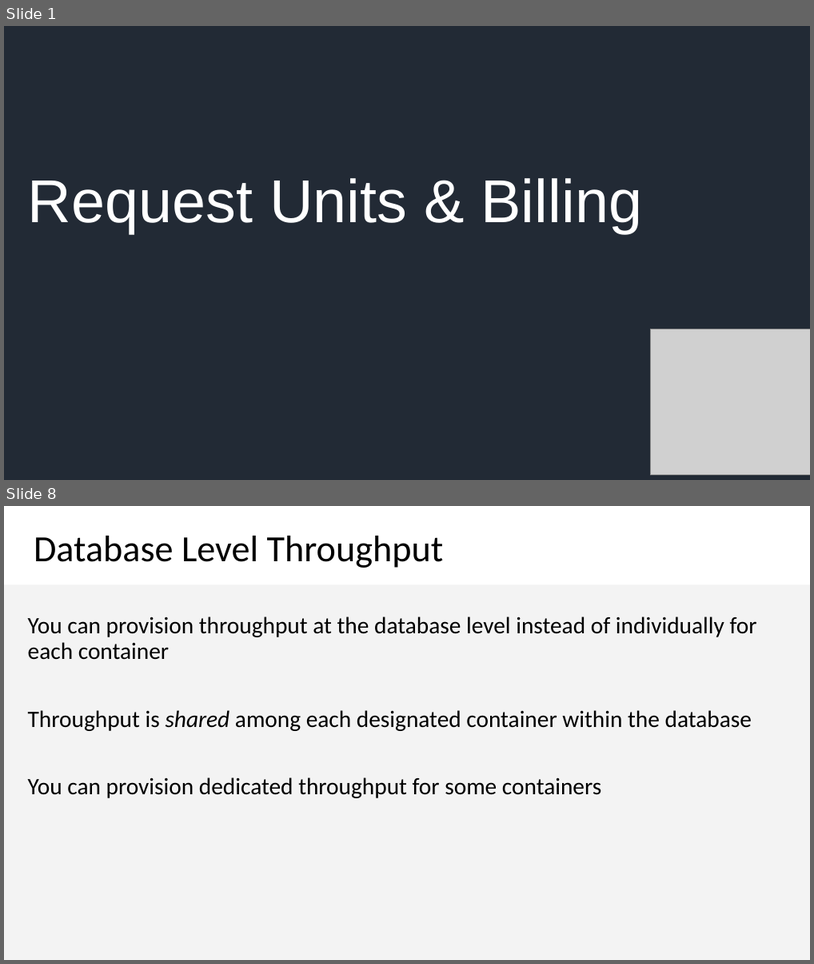
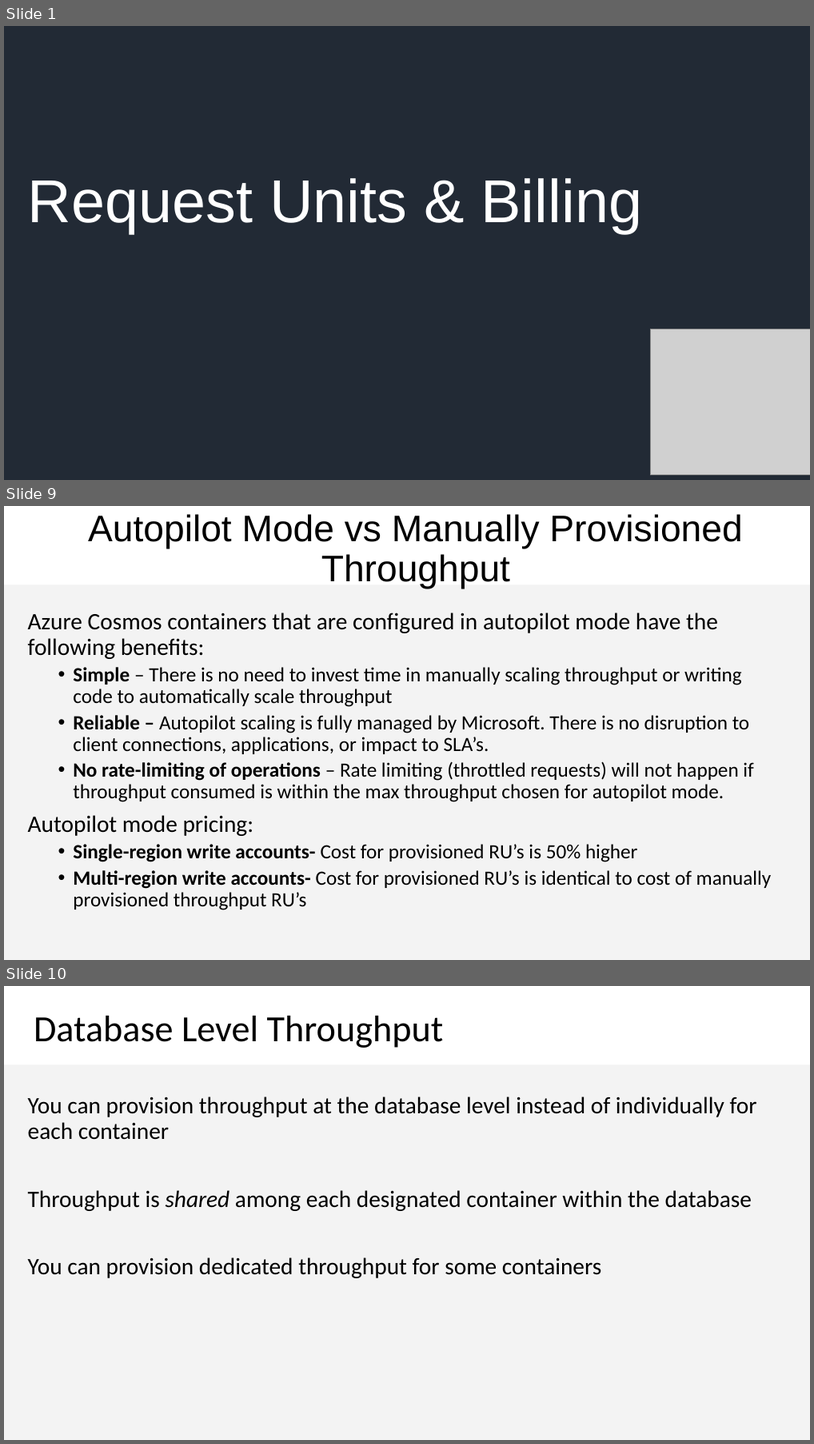
Before and after one commit to CosmosDB/labs, a slide deck: decks/Request-Units-Billing.pptx. Shown one above the other, each under a label of ours: slides 1 and 8 before the commit, slides 1, 9 and 10 after it; the slides between them are not shown. The pictures are 814x964 and 814x1444 pixels, drawn with LibreOffice and Linux fonts; fonts in the diff are those of the drawing; grey boxes stand for pictures. Boxes give left, top, right and bottom in pixels: in the first picture for what was removed or moved away, otherwise in the second. Text is boxed around its words. In the diff, an @@ line names an element or a change of style, - is before the commit and + after.

Commit message:
update autopilot content

```diff
--- a/decks/Request-Units-Billing.pptx
+++ b/decks/Request-Units-Billing.pptx
@@ slide 9 added at [4, 506, 810, 960], background #FFFFFF; not listed: 1 template element that a slide beside it also shows @@
@@ title added at [88, 514, 742, 589], 44 pt, text #000000 @@
+Autopilot Mode vs Manually Provisioned Throughput
@@ text added at [28, 612, 772, 910], 24 pt, text #000000 @@
+Azure Cosmos containers that are configured in autopilot mode have the following benefits:
+  • Simple – There is no need to invest time in manually scaling throughput or writing code to automatically scale throughput
+  • Reliable – Autopilot scaling is fully managed by Microsoft. There is no disruption to client connections, applications, or impact to SLA’s.
+  • No rate-limiting of operations – Rate limiting (throttled requests) will not happen if throughput consumed is within the max throughput chosen for autopilot mode.
+Autopilot mode pricing:
+  • Single-region write accounts- Cost for provisioned RU’s is 50% higher
+  • Multi-region write accounts- Cost for provisioned RU’s is identical to cost of manually provisioned throughput RU’s
@@ what was slide 8 is now slide 10 @@
```
Also in this commit, not shown: 6 slides changed, 1 other slide added, 1 other file.
